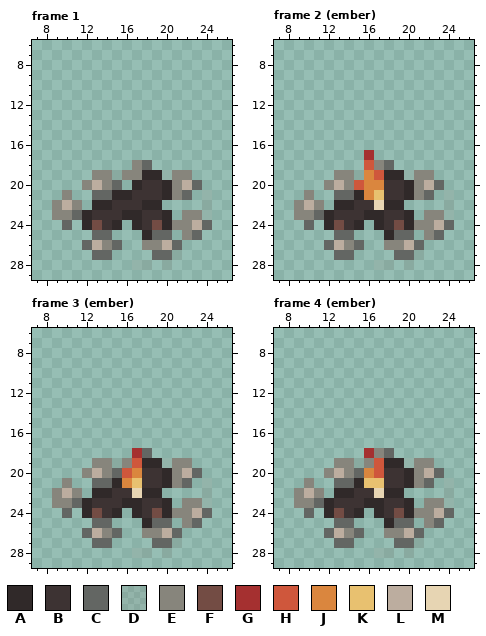
File history of a pixel-art file, Assets/Sprites/Station/Campfire/Campfire0.aseprite. The picture above was drawn from the file before the commit.
32x32 pixels, 17 frames. Pixels under 10% opacity are left out. Shown: frame 1: x 7..26, y 6..29; frame 2 (ember): x 7..26, y 6..29; frame 3 (ember): x 7..26, y 6..29; frame 4 (ember): x 7..26, y 6..29. The commit also changed other frames, which this record leaves out.
Visible layers, top first: "Fire", "Wood", "Stone", "Shadow".
Palette (. is transparent): A #302929  B #3d3333  C #636663  D #87857c2e  E #87857c  F #734c44  G #a53030  H #cf573c  J #da863e  K #e8c170  L #bcad9f  M #e7d5b3
Pixels before, frame 1, first column x 9:
18 ........EC......
19 ....EEDEEAADEE..
20 ...ELEC.ABBAELC.
21 .E..CCAABBBAEC.D
22 ELE.AABBBAA....D
23 EECABBBAABBA.EED
24 .C.AFBA.ABFAEELC
25 ....CC...ACC.EC.
26 ...CLEC..EELC...
27 ....CC....CCD...
28 ........DD.D....
Pixels before, frame 2 (ember), first column x 9:
17 .......G........
18 .......HEC......
19 ....EEDJHAADEE..
20 ...ELEHJJBBAELC.
21 .E..CCAJKBBAEC.D
22 ELE.AABBMAA....D
23 EECABBBAABBA.EED
24 .C.AFBA.ABFAEELC
25 ....CC...ACC.EC.
26 ...CLEC..EELC...
27 ....CC....CCD...
28 ........DD.D....
Pixels before, frame 3 (ember), first column x 9:
18 ........GC......
19 ....EEDEHAADEE..
20 ...ELECHJBBAELC.
21 .E..CCAJKBBAEC.D
22 ELE.AABBMAA....D
23 EECABBBAABBA.EED
24 .C.AFBA.ABFAEELC
25 ....CC...ACC.EC.
26 ...CLEC..EELC...
27 ....CC....CCD...
28 ........DD.D....
Pixels before, frame 4 (ember), first column x 9:
18 .......GEC......
19 ....EEDEHAADEE..
20 ...ELECJHBBAELC.
21 .E..CCAKKBBAEC.D
22 ELE.AABBMAA....D
23 EECABBBAABBA.EED
24 .C.AFBA.ABFAEELC
25 ....CC...ACC.EC.
26 ...CLEC..EELC...
27 ....CC....CCD...
28 ........DD.D....
And afterwards:
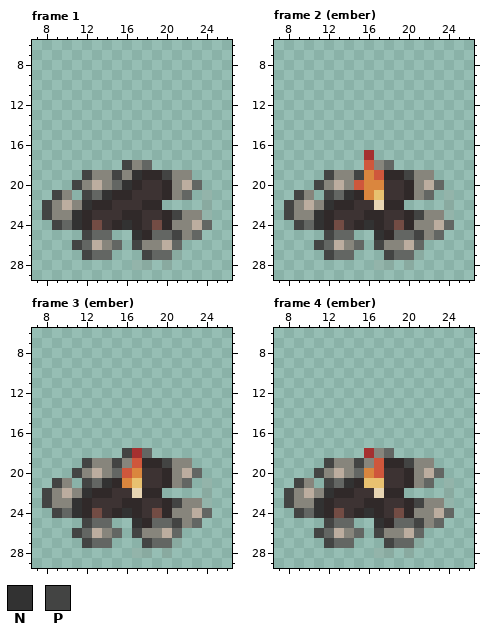
Colours new in this view: N #323232  P #434443
Change:
Changed rows in their new state; - is an unchanged pixel.
Frame 1, layers "Wood", "Stone":
first column x 8:
18 --------P-----
19 ----P--P-N--P-
20 ---P----N-----
21 -P--P-N-------
22 P---N---------
23 P--N---------P
24 -P-N----N-----
25 ----P----N---P
26 ---P-----P----
27 ----P-----P---
Frame 2 (ember), layers "Wood", "Stone":
first column x 8:
19 ----P--P----P-
20 ---P----------
21 -P--P-N-------
22 P---N---------
23 P--N---------P
24 -P-N----N-----
25 ----P----N---P
26 ---P-----P----
27 ----P-----P---
Frame 3 (ember), layers "Wood", "Stone":
first column x 8:
18 --------P-----
19 ----P--P----P-
20 ---P----------
21 -P--P-N-------
22 P---N---------
23 P--N---------P
24 -P-N----N-----
25 ----P----N---P
26 ---P-----P----
27 ----P-----P---
Frame 4 (ember), layers "Wood", "Stone": the same change as frame 2 (ember)
